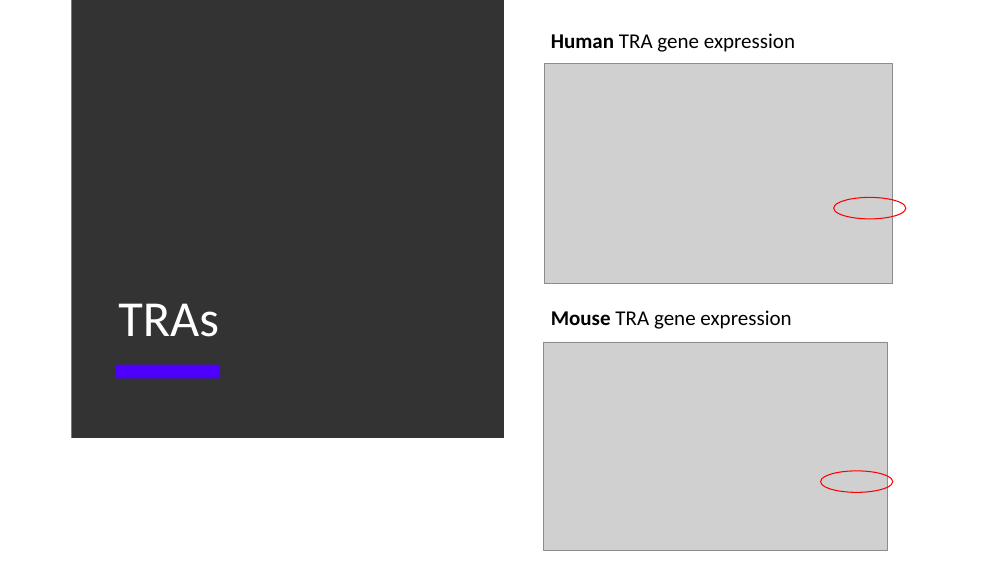
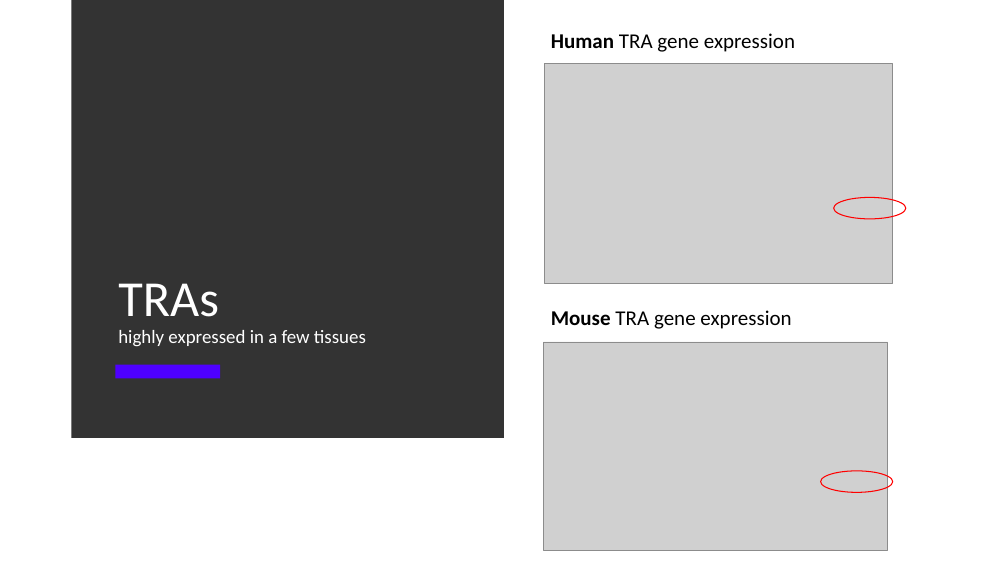
Before and after one commit to datascience-mobi/2021-topic-02-team-04, a slide deck: slide 3 of Presentation_Selina.pptx (slide 1 before the commit). Drawn at 1008x567 pixels with LibreOffice and Linux fonts; fonts in the diff are those of the drawing; grey boxes stand for pictures. Boxes give left, top, right and bottom in pixels: in the first picture for what was removed or moved away, otherwise in the second. Text is boxed around its words. In the diff, an @@ line names an element or a change of style, - is before the commit and + after.

```diff
--- a/Presentation_Selina.pptx
+++ b/Presentation_Selina.pptx
@@ title added at (118, 283, 366, 347), 18 pt, text #FFFFFF @@
+TRAs
+highly expressed in a few tissues
```
Also in this commit, not shown: 3 slides added.
